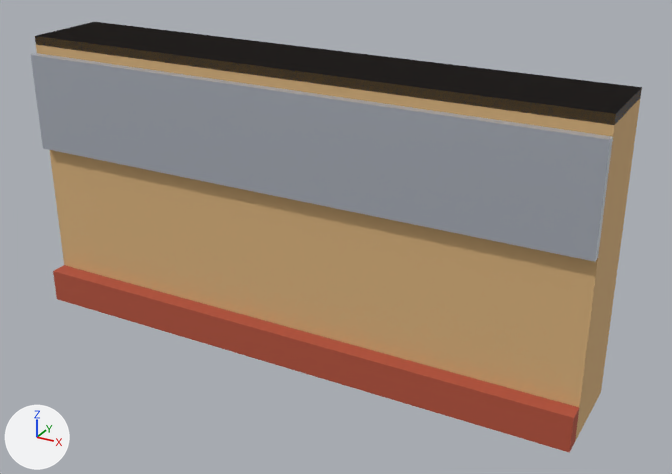
An edit to the Blender file assets/managed-models/workshop-interior/wall/wall.blend, drawn before and after from the same camera.
Both versions are drawn from a 50 mm lens placed at (0.741, -1.321, 0.83), pointed at (0.058, -0.079, 0.209). The axes (+X, +Y, +Z) are drawn at lower left. The lights are the same throughout. The older version comes first.

Names of what the first picture shows: 'wall'.
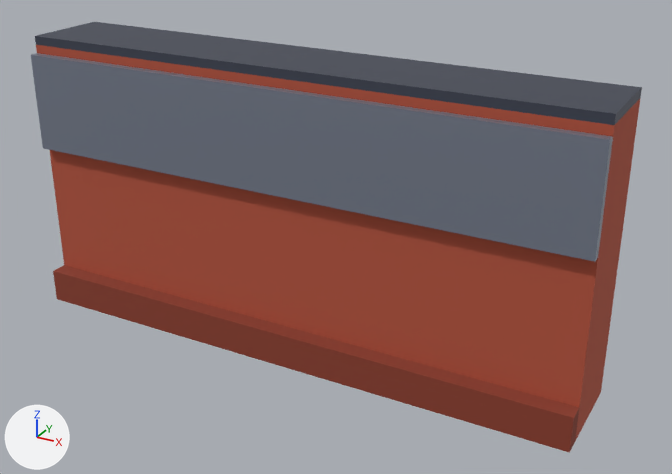
Patch to the scene script:
```diff
--- a/assets/managed-models/workshop-interior/wall/wall.blend.py
+++ b/assets/managed-models/workshop-interior/wall/wall.blend.py
@@ me_wall @@
 me_wall.from_pydata(...)  # 32 vertices, 24 faces; spans x -0.5..0.5, y -0.18..0.0, z 0.0..0.5
 # used by ob_wall; location = (0.0, 0.0, 0.0)
 # before: 4 (-0.5, -0.15, 0.5) at pixel (34, 35), 5 (0.5, -0.15, 0.5) at pixel (615, 113), 6 (0.5, 0.0, 0.5) at pixel (641, 87), 7 (-0.5, 0.0, 0.5) at pixel (94, 21)
+# me_wall part 1
+for i in [*range(4, 8)]: me_wall.vertices[i].co += Vector((0.0, 0.0, -0.015))
+# me_wall part 2: texture (UV) coordinates of 24 of 24 faces, centred in x -0.5..0.5, y -0.18..0.0, z 0.0..0.5, changed; they spanned u 0.19..0.94, v 0.5..0.83 and now span u 0.06..0.94, v 0.17..0.83
 me_wall.materials.append(mat_m_wall)
```

Pixel boxes [x1, y1, x2, y2] of what changed, in the pictures (672 x 474 px; the box of a moved part takes in the faces that stretch with it):
part 1 of me_wall, moved or reshaped
    before: [35, 36, 642, 441]
    after: [36, 45, 640, 441]
part 2 of me_wall, surface changed (darker)
    both: [31, 22, 642, 453]
